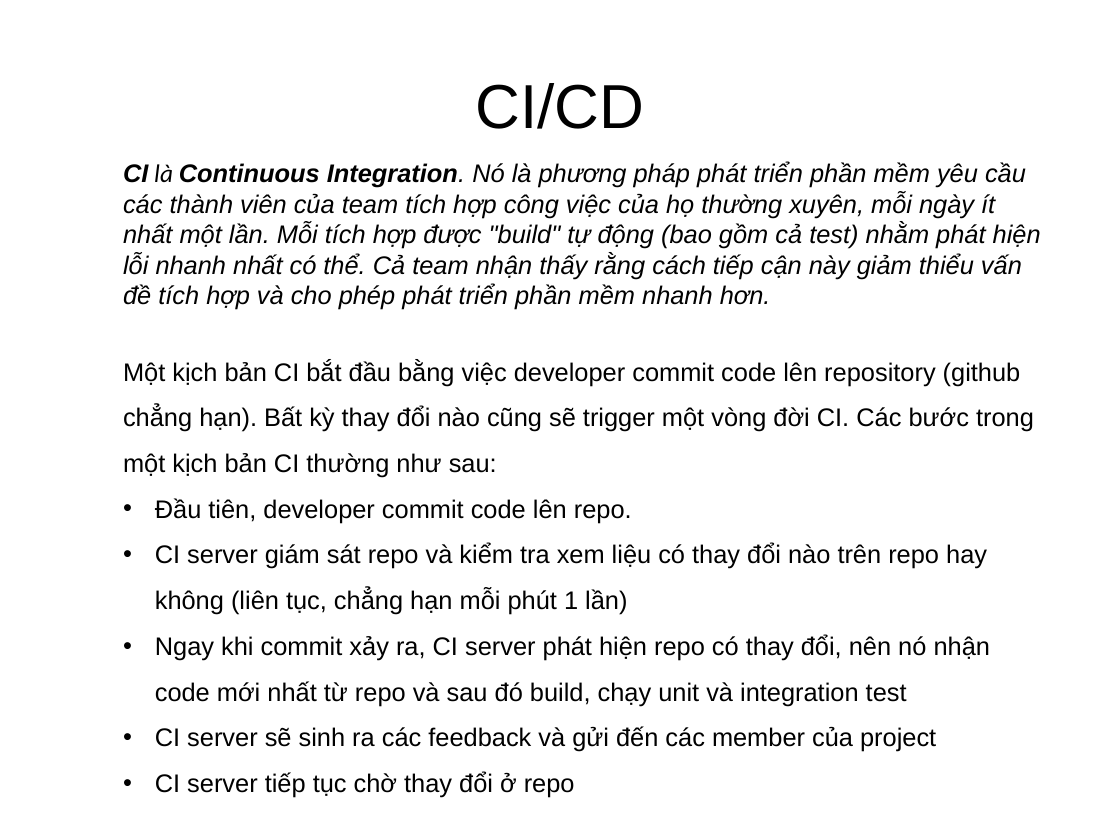
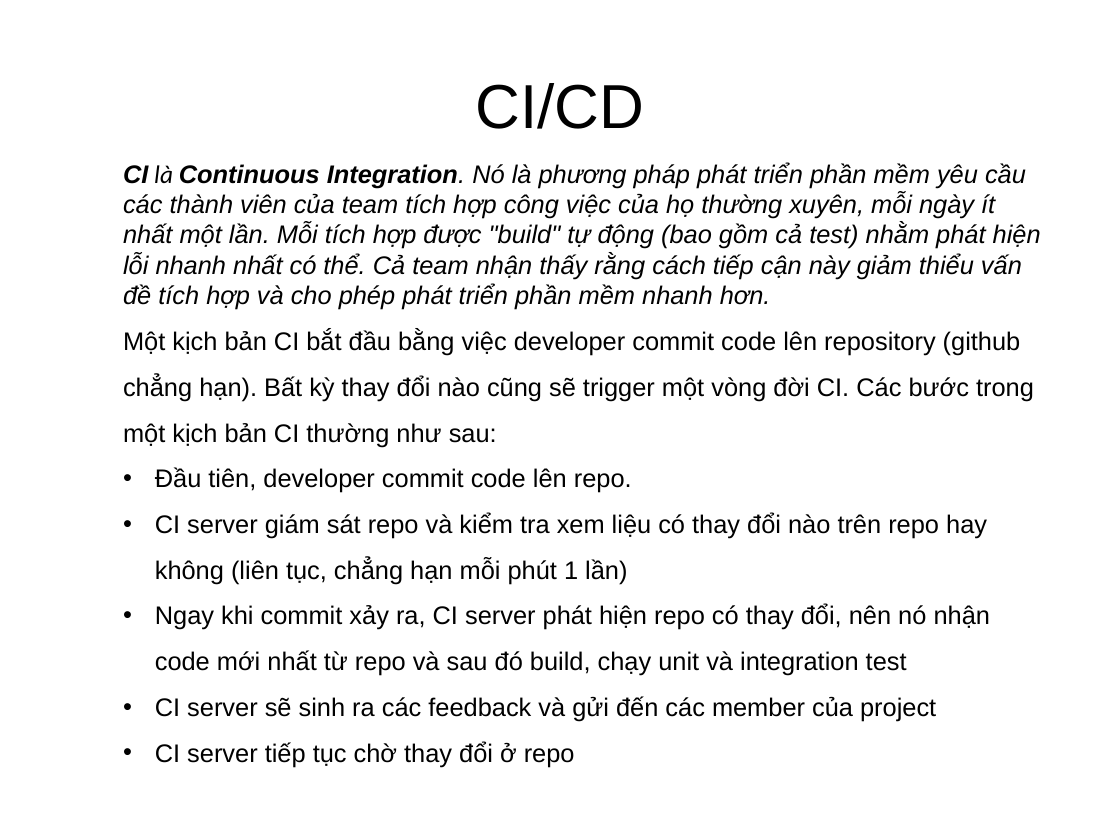
Before and after one commit to truongphan/documents, a slide deck: slide 17 of CommonKnowledge.pptx. Drawn at 1120x840 pixels with LibreOffice and Linux fonts; fonts in the diff are those of the drawing. Boxes give left, top, right and bottom in pixels: in the first picture for what was removed or moved away, otherwise in the second. Text is boxed around its words. In the diff, an @@ line names an element or a change of style, - is before the commit and + after.

```diff
--- a/CommonKnowledge.pptx
+++ b/CommonKnowledge.pptx
@@ text "CI là Continuous Integration. Nó ..." rewrapped from [123,162,1041,798] to [123,162,1041,767] @@
```
Also in this commit, not shown: 7 other slides changed, 7 other files.
